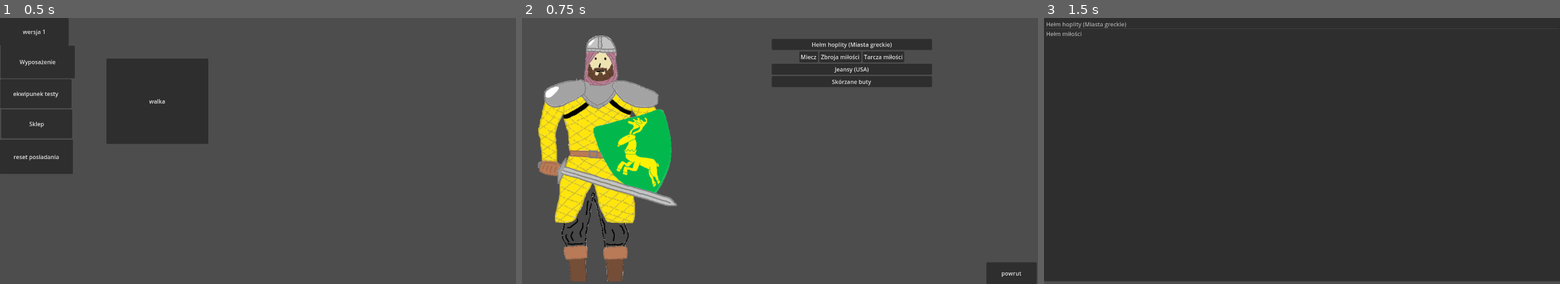
Above: before the commit, frames 1-3 (left to right).
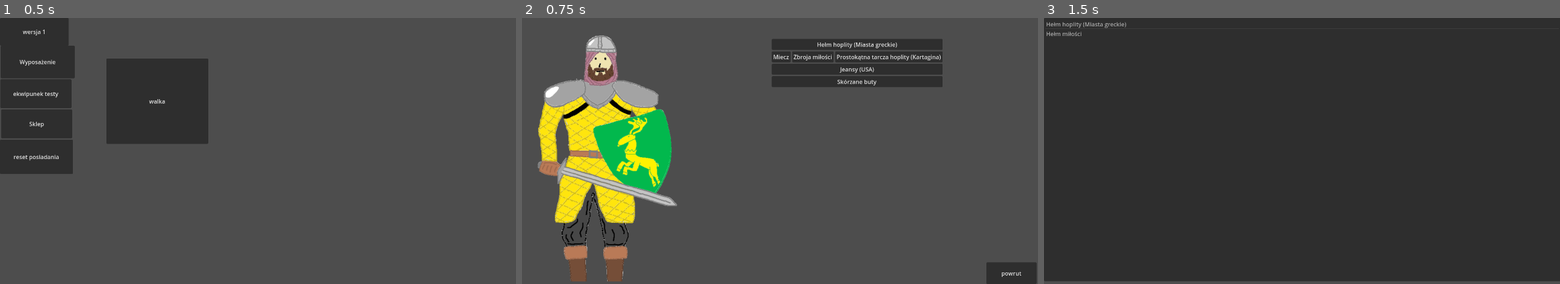
Above: after the commit, the same moments.

Repository: Okularnik2001PL/Ksssssssss
Game: Godot game, scene res://główne_menu.tscn
Two runs of this game, one before a commit and one after it. Both use one fixed random seed, a clock stepped at 60 frames per second and the inputs below.
Inputs:
- Up to frame 1 (0.5 s): no input
- Up to frame 2 (0.75 s): click "Wyposażenie" at 0.5 s
- Up to frame 3 (1.5 s): click "Hełm hoplity (Miasta greckie)" at 1.25 s

Frame 1 is identical in both runs. In frame 2, 1.3% of the frame differs, in the area x 48-82%, y 7-26%; in frame 3, nothing differs.

Commit message:
poprawqki wersia ksonże
tak jak chcesz uparty człowieku co nikogo njie słucha

Diff:
--- a/Nowe/scrypty/wyposażenie.gd
+++ b/Nowe/scrypty/wyposażenie.gd
@@ -2,33 +2,37 @@
 var file_path = "res://zapis/EQ_gracz/bron_EQ_gracz.csv"
 var file_path2= "res://tabelki/bron_statystki.csv"
 func _ready() -> void:
-	wczytaj("res://tabelki/bron_statystki.csv","res://zapis/EQ_gracz/bron_EQ_gracz.csv",$"VBoxContainer/HBoxContainer/Ręka1")
-	wczytaj("res://tabelki/buty_statystyki.csv","res://zapis/EQ_gracz/buty_EQ_moje.csv",$VBoxContainer/Stopy)
-	wczytaj("res://tabelki/helmy_statystyki.csv","res://zapis/EQ_gracz/helmy_EQ_gracz.csv",$"VBoxContainer/Głowa")
-	wczytaj("res://tabelki/spodnie_statystki.csv","res://zapis/EQ_gracz/spodnie_EQ_gracz.csv",$VBoxContainer/Nogi)
-	wczytaj("res://tabelki/tarcze_statystki.csv","res://zapis/EQ_gracz/tarcze_EQ_gracz.csv",$"VBoxContainer/HBoxContainer/Ręka2")
-	wczytaj("res://tabelki/zbroje_statystyki.csv","res://zapis/EQ_gracz/zbroje_EQ_gracz.csv",$VBoxContainer/HBoxContainer/Tors)
-func wczytaj(dane,magazyn,do):
+	wczytaj("res://zapis/EQ_gracz/bron_EQ_gracz.csv","res://tabelki/bron_statystki.csv","res://zapis/bron_moje.csv",$"VBoxContainer/HBoxContainer/Ręka1")
+	wczytaj("res://zapis/EQ_gracz/buty_EQ_moje.csv","res://tabelki/buty_statystyki.csv","res://zapis/buty_moje.csv",$VBoxContainer/Stopy)
+	wczytaj("res://zapis/EQ_gracz/helmy_EQ_gracz.csv","res://tabelki/helmy_statystyki.csv","res://zapis/helmy_moje.csv",$"VBoxContainer/Głowa")
+	wczytaj("res://zapis/EQ_gracz/spodnie_EQ_gracz.csv","res://tabelki/spodnie_statystki.csv","res://zapis/spodnie_moje.csv",$VBoxContainer/Nogi)
+	wczytaj("res://zapis/EQ_gracz/tarcze_EQ_gracz.csv","res://tabelki/tarcze_statystki.csv","res://zapis/tarcze_moje.csv",$"VBoxContainer/HBoxContainer/Ręka2")
+	wczytaj("res://zapis/EQ_gracz/zbroje_EQ_gracz.csv","res://tabelki/zbroje_statystyki.csv","res://zapis/zbroje_moje.csv",$VBoxContainer/HBoxContainer/Tors)
+func wczytaj(eq,dane,magazyn,do):
 	# Otwieranie pliku w trybie zapisu z dodawaniem danych (READ_WRITE)
 	var file = FileAccess.open(magazyn, FileAccess.READ_WRITE)
 	var file2 = FileAccess.open(dane, FileAccess.READ)
-	if file && file2:
+	var file3 = FileAccess.open(eq, FileAccess.READ)
+	if file && file2 && file3:
 		# Odczytanie zawartości pliku
 		var content = file.get_buffer(file.get_length()).get_string_from_utf8()
 		var content2 = file2.get_buffer(file2.get_length()).get_string_from_utf8()
+		var content3 = file3.get_buffer(file3.get_length()).get_string_from_utf8()
 		# Podział zawartości na linie
 		var lines = content.split("\n")
 		var lines2 = content2.split("\n")
+		var lines3 = content3.split("\n")
 		for line in lines:
-			var columns = line.split(";")
-			if columns[0]==str(1):
-				for line2 in lines2:
-					var columns2 = line2.split(";")
-					if columns[0]!="EQ"&&columns.size() > 1:
-						if columns2[0]!="ID":
-							if columns2[0]==columns[1]:
-								do.text=columns2[1]
-								print(columns)
+			var colums=line.split(";")
+			if colums.size()>1 && colums[0]!="ID":
+				for line3 in lines3:
+					var colums3=line3.split(";")
+					if colums3[0]!="ID" && colums3.size()>1:
+						if colums[0]==colums3[1]:
+							for line2 in lines2:
+								var colums2=line2.split(";")
+								if colums[1]==colums2[0]:
+									do.text=str(colums2[1])
 func _on_głowa_pressed() -> void:
 	get_tree().change_scene_to_file("res://Nowe/Sceny/hełmy.tscn")
 
Binary file changed: tabelki/buty_statystyki.armour.translation
Binary file changed: tabelki/buty_statystyki.mass.translation
Binary file changed: tabelki/buty_statystyki.name.translation
Binary file changed: tabelki/helmy_statystyki.armour.translation
Binary file changed: tabelki/helmy_statystyki.mass.translation
Binary file changed: tabelki/helmy_statystyki.name.translation
Binary file changed: tabelki/spodnie_statystki.armour.translation
Binary file changed: tabelki/spodnie_statystki.mass.translation
Binary file changed: tabelki/spodnie_statystki.name.translation
Binary file changed: tabelki/tarcze_statystki.durability.translation
Binary file changed: tabelki/tarcze_statystki.mass.translation
Binary file changed: tabelki/tarcze_statystki.name.translation
(and 9 more such lines)
